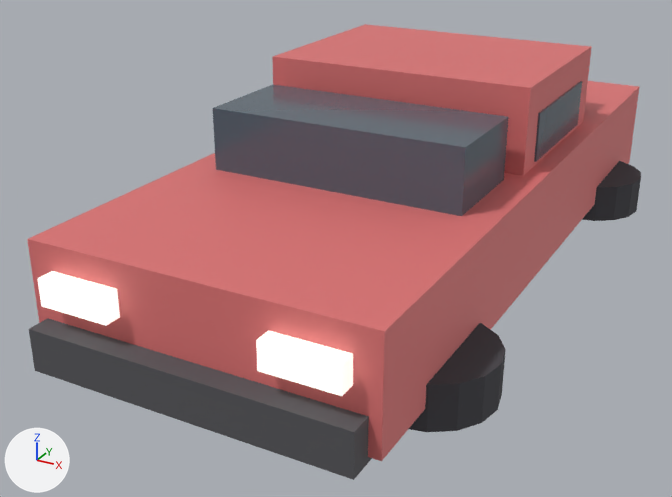
A saved change to the glTF model assets/glb/sedan.glb.
Rendered twice from a camera (50 mm lens) standing at (2.2, -4.85, 2.58) and looking at (-0.28, -0.35, 0.33). Arrows for +X, +Y and +Z are at lower left; the lights stay in place. The picture after the commit comes second. Where no turn or scale is listed for an object, it has been applied to the vertices. Vertices at exactly the same position are counted once.

The older version as bpy lines, for what is in view:
```python
ob_bumperf = bpy.data.objects.new('BumperF', me_bumperf)
ob_bumperf.location = (0.0, -2.16, 0.42)
ob_cabin = bpy.data.objects.new('Cabin', me_cabin)
ob_cabin.location = (0.0, 0.4, 1.11)
ob_hl1 = bpy.data.objects.new('HL1', me_hl1)
ob_hl1.location = (0.58, -2.15, 0.72)
ob_hl_1 = bpy.data.objects.new('HL-1', me_hl_1)
ob_hl_1.location = (-0.58, -2.15, 0.72)
ob_shell = bpy.data.objects.new('Shell', me_shell)
ob_shell.location = (0.0, 0.0, 0.63)
ob_sidewin1 = bpy.data.objects.new('SideWin1', me_sidewin1)
ob_sidewin1.location = (0.78, 0.4, 1.085)
ob_wheel0_1 = bpy.data.objects.new('Wheel0_1', me_cylinder_004)
ob_wheel0_1.location = (0.78, -1.38, 0.34)
ob_wheel1_1 = bpy.data.objects.new('Wheel1_1', me_cylinder_008)
ob_wheel1_1.location = (0.78, 1.42, 0.34)
ob_wind = bpy.data.objects.new('Wind', me_wind)
ob_wind.location = (0.0, -0.613, 1.085)
```
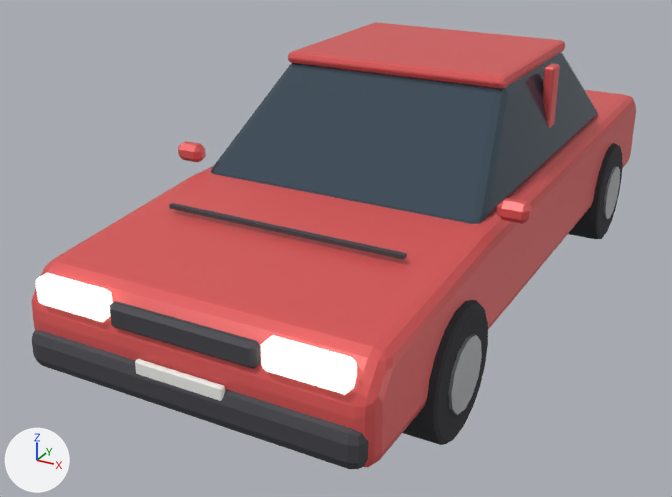
Edits to the bpy script that builds the scene:
```text
Change mat_trim:
    mat_trim.base_color: (0.1, 0.1, 0.11) -> (0.06, 0.06, 0.07)  # dark grey #59595d -> dark grey #45454b
Change mat_paint:
    mat_paint.base_color: (0.75, 0.18, 0.18) -> (0.75, 0.1, 0.1)  # pink #e17676 -> red #e15959
Change mat_headlamp:
    mat_headlamp.metallic: 0.1 -> 0.0
Change mat_glass:
    mat_glass.base_color: (0.1, 0.14, 0.18) -> (0.05, 0.08, 0.11)  # greyish blue #596976 -> dark blue #3f505d
Change mat_taillamp:
    mat_taillamp.base_color: (0.7, 0.08, 0.08) -> (0.85, 0.04, 0.03)  # red #da5050 -> red #ed3830
    mat_taillamp.roughness: 0.35 -> 0.3
    mat_taillamp.emission_color: (0.28, 0.032, 0.032) -> (0.68, 0.032, 0.024)  # red #903232 -> red #d7322b
Change mat_tyre:
    mat_tyre.base_color: (0.06, 0.06, 0.07) -> (0.03, 0.03, 0.035)  # dark grey #45454b -> dark grey #303035
    mat_tyre.roughness: 0.9 -> 0.92
Change me_bumperf:
    remove me_bumperf.from_pydata(...)  # 8 vertices, 12 faces; spans x -0.84..0.84, y -0.08..0.08, z -0.11..0.11
    add me_bumperf.from_pydata(...)  # 56 vertices, 108 faces; spans x -0.87..0.87, y -0.09..0.09, z -0.1..0.1
    me_bumperf part 2: 8 vertices removed from x -0.84..0.84, y -0.08..0.08, z -0.11..0.11; 56 vertices added at x -0.87..0.87, y -0.09..0.09, z -0.1..0.1
Change me_cabin:
    remove me_cabin.from_pydata(...)  # 8 vertices, 12 faces; spans x -0.79..0.79, y -0.6..0.6, z -0.29..0.29
    remove me_cabin.materials.append(mat_paint)  # pink #e17676
    add me_cabin.from_pydata(...)  # 56 vertices, 108 faces; spans x -0.81..0.81, y -0.89..1.39, z 0.86..1.4
    me_cabin part 3: the whole mesh is rebuilt
    add me_cabin.materials.append(mat_glass)  # dark blue #3f505d
Change me_hl_1:
    remove me_hl_1.from_pydata(...)  # 8 vertices, 12 faces; spans x -0.19..0.19, y -0.06..0.06, z -0.07..0.07
    add me_hl_1.from_pydata(...)  # 24 vertices, 44 faces; spans x -0.2..0.2, y -0.05..0.05, z -0.07..0.07
    me_hl_1 part 4: the whole mesh is rebuilt
Change me_hl1:
    remove me_hl1.from_pydata(...)  # 8 vertices, 12 faces; spans x -0.19..0.19, y -0.06..0.06, z -0.07..0.07
    add me_hl1.from_pydata(...)  # 24 vertices, 44 faces; spans x -0.2..0.2, y -0.05..0.05, z -0.07..0.07
    me_hl1 part 5: the whole mesh is rebuilt
Change me_shell:
    remove me_shell.from_pydata(...)  # 8 vertices, 12 faces; spans x -0.9..0.9, y -2.12..2.12, z -0.29..0.29
    add me_shell.from_pydata(...)  # 152 vertices, 300 faces; spans x -0.9..0.9, y -2.2..2.2, z 0.3..0.88
    me_shell part 1: 8 vertices removed from x -0.9..0.9, y -2.12..2.12, z -0.29..0.29; 152 vertices added at x -0.9..0.9, y -2.2..2.2, z 0.3..0.88
Change ob_bumperf:
    ob_bumperf.location: (0.0, -2.16, 0.42) -> (0.0, -2.15, 0.42)
Change ob_cabin:
    ob_cabin.location: (0.0, 0.4, 1.11) -> (0.0, 0.0, 0.0)
Change ob_hl_1:
    ob_hl_1.location: (-0.58, -2.15, 0.72) -> (-0.6, -2.17, 0.72)
Change ob_hl1:
    ob_hl1.location: (0.58, -2.15, 0.72) -> (0.6, -2.17, 0.72)
Change ob_shell:
    ob_shell.location: (0.0, 0.0, 0.63) -> (0.0, 0.0, 0.0)
Remove ob_sidewin1:
    ob_sidewin1 = bpy.data.objects.new('SideWin1', me_sidewin1)
Remove ob_wheel0_1:
    ob_wheel0_1 = bpy.data.objects.new('Wheel0_1', me_cylinder_004)
Remove ob_wheel1_1:
    ob_wheel1_1 = bpy.data.objects.new('Wheel1_1', me_cylinder_008)
Remove ob_wind:
    ob_wind = bpy.data.objects.new('Wind', me_wind)
Add ob_tyre1r:
    ob_tyre1r = bpy.data.objects.new('Tyre1R', me_tyre1r)  # 108 vertices, 212 faces; spans x -0.13..0.13, y -0.34..0.34, z -0.335..0.335; in mat_tyre (dark grey #303035)
    ob_tyre1r.location = (0.81, 1.38, 0.34)
Add ob_tyre0r:
    ob_tyre0r = bpy.data.objects.new('Tyre0R', me_tyre1r.copy())
    ob_tyre0r.location = (0.81, -1.35, 0.34)
Add ob_roof:
    ob_roof = bpy.data.objects.new('Roof', me_roof)  # 56 vertices, 108 faces; spans x -0.666..0.666, y -0.565..0.565, z -0.035..0.035; in mat_paint (red #e15959)
    ob_roof.location = (0.0, 0.315, 1.415)
Add ob_rim1r:
    ob_rim1r = bpy.data.objects.new('Rim1R', me_rim1r)  # a 12-sided cylinder along x spanning x -0.015..0.015, y -0.187..0.187, z -0.187..0.187; in mat_rim (light grey #c4c5c8)
    ob_rim1r.location = (0.94, 1.38, 0.34)
Add ob_rim0r:
    ob_rim0r = bpy.data.objects.new('Rim0R', me_rim1r.copy())
    ob_rim0r.location = (0.94, -1.35, 0.34)
Add ob_platef:
    ob_platef = bpy.data.objects.new('PlateF', me_platef)  # 24 vertices, 44 faces; spans x -0.23..0.23, y -0.015..0.015, z -0.055..0.055; in mat_plate (white #f3f3ef)
    ob_platef.location = (0.0, -2.22, 0.48)
Add ob_pillarb1:
    ob_pillarb1 = bpy.data.objects.new('PillarB1', me_pillarb1)  # 24 vertices, 44 faces; spans x -0.03..0.03, y -0.06..0.06, z -0.27..0.27; in mat_paint (red #e15959)
    ob_pillarb1.location = (0.733, 0.365, 1.13)
Add ob_mirror1:
    ob_mirror1 = bpy.data.objects.new('Mirror1', me_mirror1)  # 24 vertices, 44 faces; spans x -0.08..0.08, y -0.05..0.05, z -0.05..0.05; in mat_paint (red #e15959)
    ob_mirror1.location = (0.95, -0.82, 0.96)
Add ob_mirror_1:
    ob_mirror_1 = bpy.data.objects.new('Mirror-1', me_mirror1.copy())
    ob_mirror_1.location = (-0.95, -0.82, 0.96)
Add ob_grille:
    ob_grille = bpy.data.objects.new('Grille', me_grille)  # 24 vertices, 44 faces; spans x -0.378..0.378, y -0.03..0.03, z -0.06..0.06; in mat_trim (dark grey #45454b)
    ob_grille.location = (0.0, -2.18, 0.7)
Add ob_crease:
    ob_crease = bpy.data.objects.new('Crease', me_crease)  # a box spanning x -0.65..0.65, y -0.015..0.015, z -0.01..0.01; in mat_trim (dark grey #45454b)
    ob_crease.location = (0.0, -1.4, 0.885)
```

Where the change shows, as pixel boxes [x1, y1, x2, y2] in the pictures (672 x 497 px):
'Shell', recoloured, reshaped, moved: before [27, 81, 639, 461]; after [31, 90, 636, 467]
'Cabin', recoloured, reshaped, moved (21% wider, 13% taller): before [272, 24, 592, 176]; after [211, 52, 598, 224]
'Wind', deleted: before [213, 84, 509, 216]
'BumperF', recoloured, reshaped, moved (14% shorter): before [29, 318, 372, 480]; after [32, 330, 368, 469]
'Roof', added (red): after [288, 22, 565, 89]
'Wheel0_1', deleted: before [409, 323, 506, 432]
'Tyre0R', added: after [403, 300, 488, 445]
'HL1', reshaped, moved (9% shorter): before [256, 330, 353, 396]; after [261, 335, 357, 395]
'Grille', added: after [109, 301, 260, 369]
'HL-1', reshaped, moved (7% narrower, 11% shorter): before [37, 271, 120, 326]; after [36, 273, 113, 322]
'Wheel1_1', deleted: before [582, 161, 641, 221]
'SideWin1', deleted: before [534, 81, 582, 162]
'Tyre1R', added: after [568, 143, 623, 239]
'Rim0R', added: after [448, 334, 482, 415]
'Crease', added: after [169, 203, 407, 260]
'PlateF', added: after [135, 359, 225, 401]
'PillarB1', added (red): after [542, 63, 560, 128]
'Mirror1', added (red): after [497, 198, 533, 224]
'Rim1R', added: after [603, 167, 620, 219]
'Mirror-1', added (red): after [178, 141, 206, 162]
